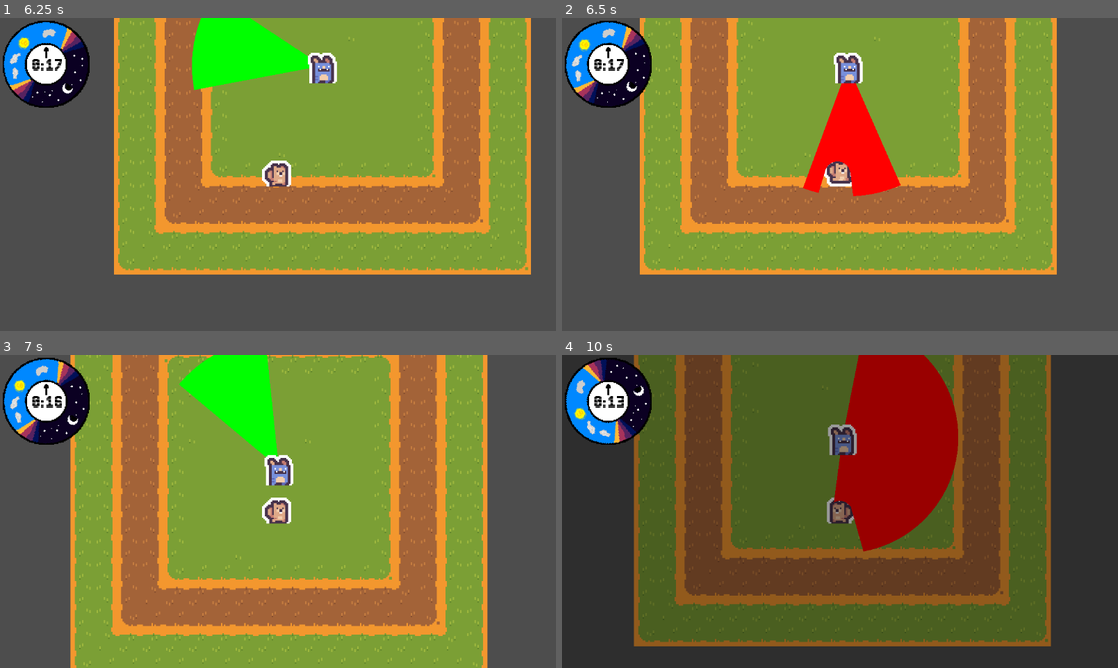
Above: before the commit, frames 1-4 (two rows, left to right).
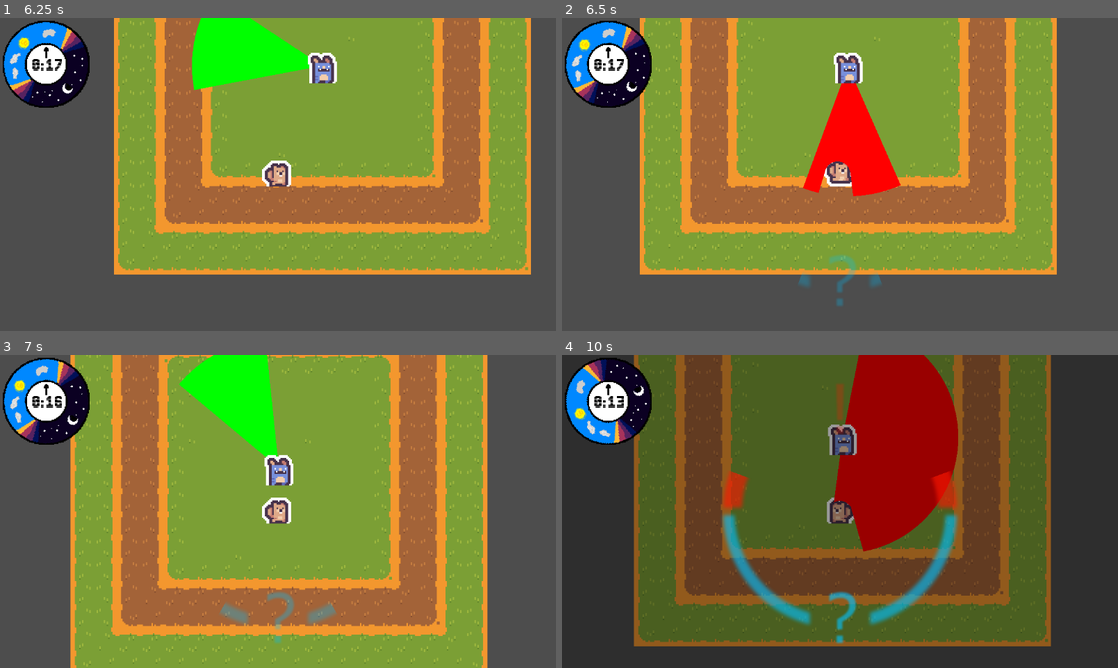
Above: after the commit, the same moments.

Repository: Sosenteam/groundhog-stealth
Game: Godot game, scene res://world.tscn
Same seed, same stepped clock (60 frames per second), same inputs: the game is played once before the commit and once after it.
Inputs:
- Up to frame 1 (6.25 s): tap Enter at 0.5, 2, 3.5 s; hold D (move_right) 0.53-1.28 s; hold Space (move_dash) 0.53-1.28 s; hold S (move_down) 1.28-2.03 s; tap Space (move_dash) every 1.5 s from 1.35 to 5.85 s; hold D (move_right) 2.03-2.78 s; hold Space (move_dash) 2.03-2.78 s; hold W (move_up) 2.78-3.53 s; hold Space (move_dash) 3.53-4.28 s; hold A (move_left) 3.53-5.03 s; hold S (move_down) 5.03-5.78 s; hold Space (move_dash) 5.03-5.78 s; hold D (move_right) from 5.78 s (still down)
- Up to frame 2 (6.5 s): keep holding D (move_right)
- Up to frame 3 (7 s): release D (move_right) at 6.53 s; hold W (move_up) from 6.53 s (still down); hold Space (move_dash) from 6.53 s (still down)
- Up to frame 4 (10 s): release W (move_up) at 7.28 s; release Space (move_dash) at 7.28 s; hold D (move_right) 7.28-8.03 s; tap Space (move_dash) at 7.35, 8.85 s; hold S (move_down) 8.03-8.78 s; hold Space (move_dash) 8.03-8.78 s; hold A (move_left) 8.78-9.53 s; hold W (move_up) from 9.53 s (still down); hold Space (move_dash) from 9.53 s (still down)

Frame 1 is identical in both runs. In frame 2, 0.3% of the frame differs, in the area x 42-58%, y 75-92%; in frame 3, 0.6%; in frame 4, 3.7%, in the area x 28-72%, y 9-93%.

Commit message:
canDie -> hasBeenDetected, fixed death meter, "working" game loop!!
changed canDie variable to hasBeenDetected because it was confusing, and made new vaibale canDie, which actually controls if the player can die. Fix death meter because because I broke it in previous push.

Diff:
--- a/detectionmeter.gd
+++ b/detectionmeter.gd
@@ -13,8 +13,9 @@
 @export var canPhilSeePlayer:bool = false;
 var currentSeenTime:float;
 var timeAfterStoppedBeingSeen:float;
-var canDie = false;
+var hasBeenDetected = false;
 var canBeSeen = true;
+@export var canDie = true; # Controls if the player can actually lose
 
 func setCanPhilSeePlayer(newCanSee:bool):
 	canPhilSeePlayer = newCanSee
@@ -27,6 +28,7 @@
 func _ready() -> void:
 	vignetteMaxAlpha = $vignette.modulate.a;
 	ringMaxAlpha = $center/squarecontainer/progressbar.modulate.a
+	if ringMaxAlpha == 0: ringMaxAlpha = 0.8
 
 func _process(delta: float) -> void:
 	if canPhilSeePlayer && canBeSeen:
@@ -51,9 +53,9 @@
 
 	$center/squarecontainer/progressbar/exclamation.modulate.a = clampf((detectionPercentage - 0.4) * 2, 0, 1)
 
-	if(detectionPercentage >= 1.0 and !canDie):
+	if(detectionPercentage >= 1.0 and !hasBeenDetected and canDie):
 		print("Player Detected by phil!")
-		canDie = true;
+		hasBeenDetected = true;
 		detected.emit();
 
 
--- a/world.gd
+++ b/world.gd
@@ -69,23 +69,27 @@
 	countdown.countdown_finished.connect(active_clock.start_counting)
 	countdown.countdown_finished.connect(_on_countdown_finished)
 
-	# Pause player and phil to start game
-	#player_node.process_mode = PROCESS_MODE_DISABLED
-	#phil_node.process_mode = PROCESS_MODE_DISABLED
-	#level_container.process_mode = PROCESS_MODE_DISABLED
+	# The scene starts paused during countdown
 	get_tree().paused = true
-
 
 	load_level("res://levels/template level.tscn")
 
 
 func _on_countdown_finished():
-	#player_node.process_mode = PROCESS_MODE_INHERIT
-	#phil_node.process_mode = PROCESS_MODE_INHERIT
-	#level_container.process_mode = PROCESS_MODE_INHERIT
 	var new_phil = phil_scene.instantiate()
 	add_child(new_phil)
+
+	# Connect the new Phil's signals to the detection meter this took so long kmn
+	new_phil.start_detecting.connect($DetectionLayer/DetectionMeter._on_phil_start_detecting)
+	new_phil.stop_detecting.connect($DetectionLayer/DetectionMeter._on_phil_stop_detecting)
+
 	get_tree().paused = false
+	# Ensure detection is active if I'm wrong
+	$DetectionLayer.show()
+	$DetectionLayer/DetectionMeter.show()
+	$DetectionLayer/DetectionMeter.canDie = true
+	$DetectionLayer/DetectionMeter.hasBeenDetected = false
+	$DetectionLayer/DetectionMeter.canBeSeen = true
 
 func _on_detected() -> void:
 	runWin = false;
